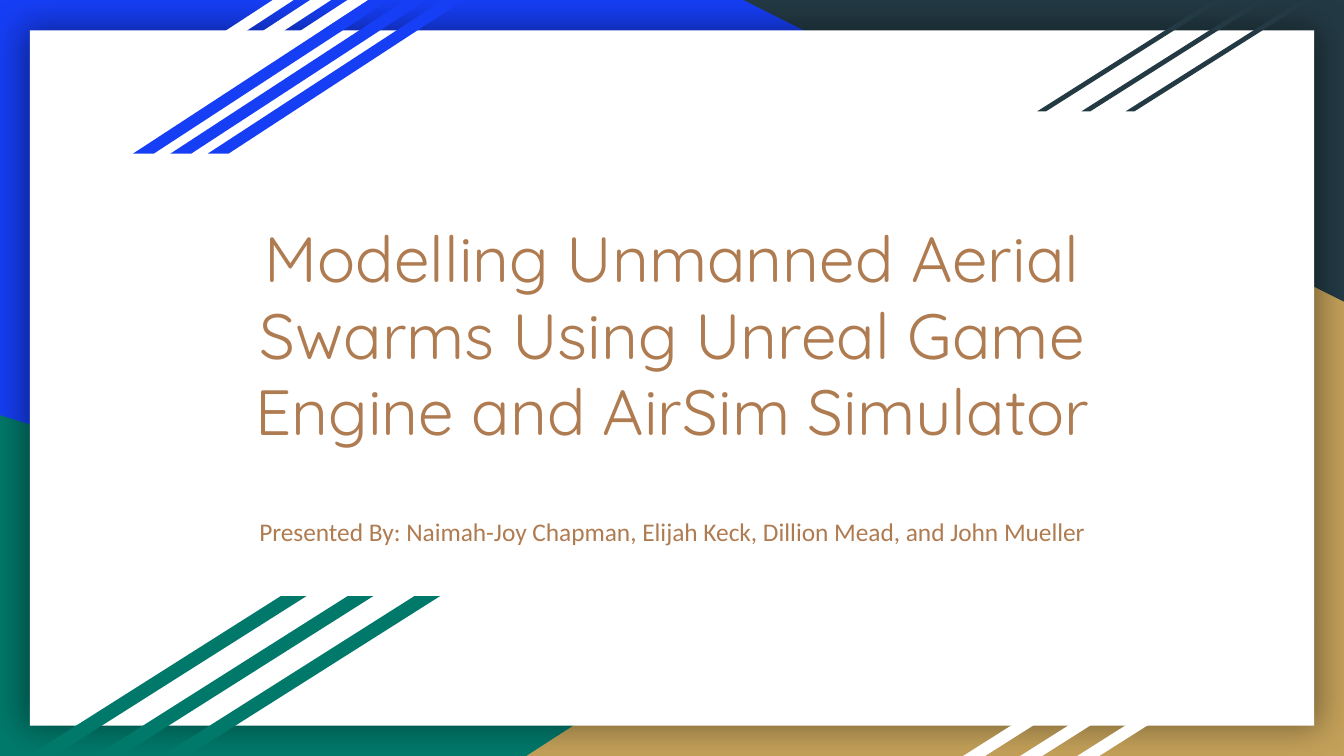
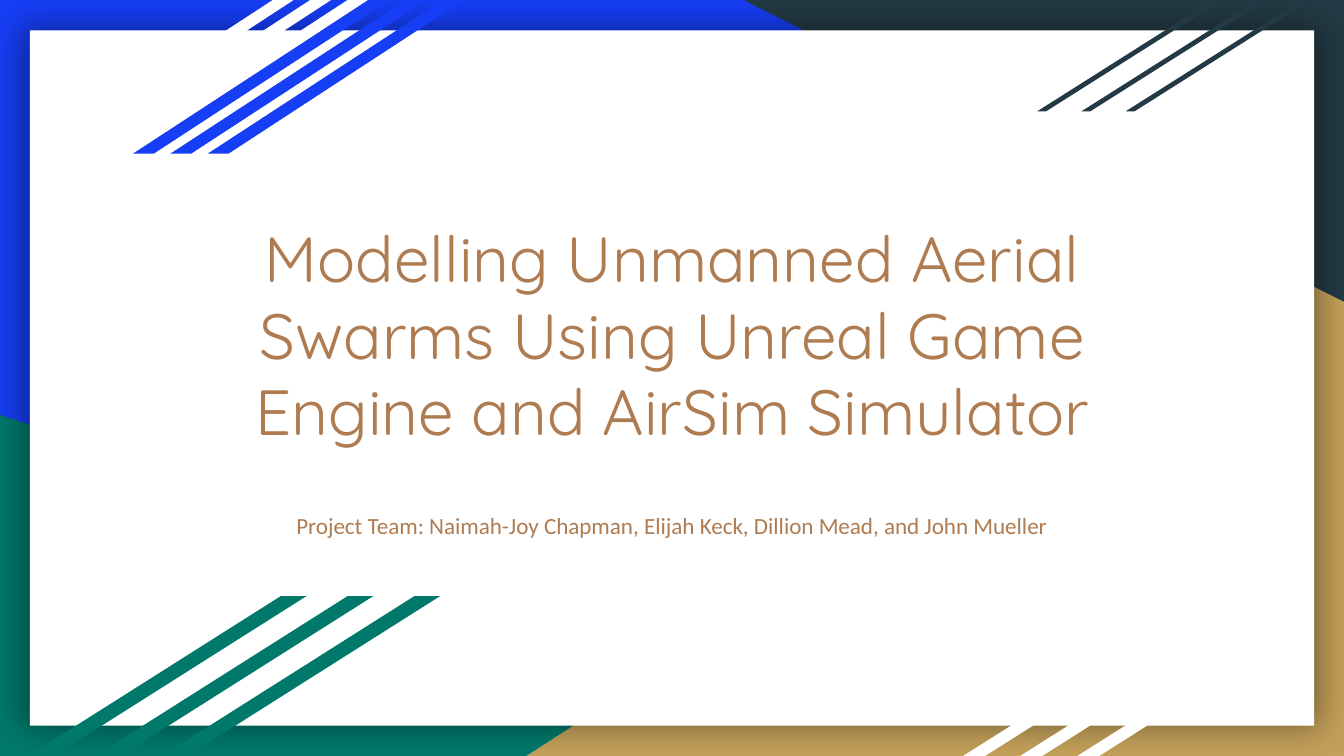
Before and after one commit to mead-d/Modeling-Unmanned-Aerial-Swarms-Using-Unreal-Game-Engine-and-AirSim-Simulator, a slide deck: slide 1 of 3MinVideo/3MT.pptx. Drawn at 1344x756 pixels with LibreOffice and Linux fonts; fonts in the diff are those of the drawing. Boxes give left, top, right and bottom in pixels: in the first picture for what was removed or moved away, otherwise in the second. Text is boxed around its words. In the diff, an @@ line names an element or a change of style, - is before the commit and + after.

Commit message:
Edits minor syntax in slides

```diff
--- a/3MinVideo/3MT.pptx
+++ b/3MinVideo/3MT.pptx
@@ subtitle at (296, 518, 1046, 538): text changed; size 13.6 to 12.4 pt @@
-Presented By: Naimah-Joy Chapman, Elijah Keck, Dillion Mead, and John Mueller
+Project Team: Naimah-Joy Chapman, Elijah Keck, Dillion Mead, and John Mueller
```
